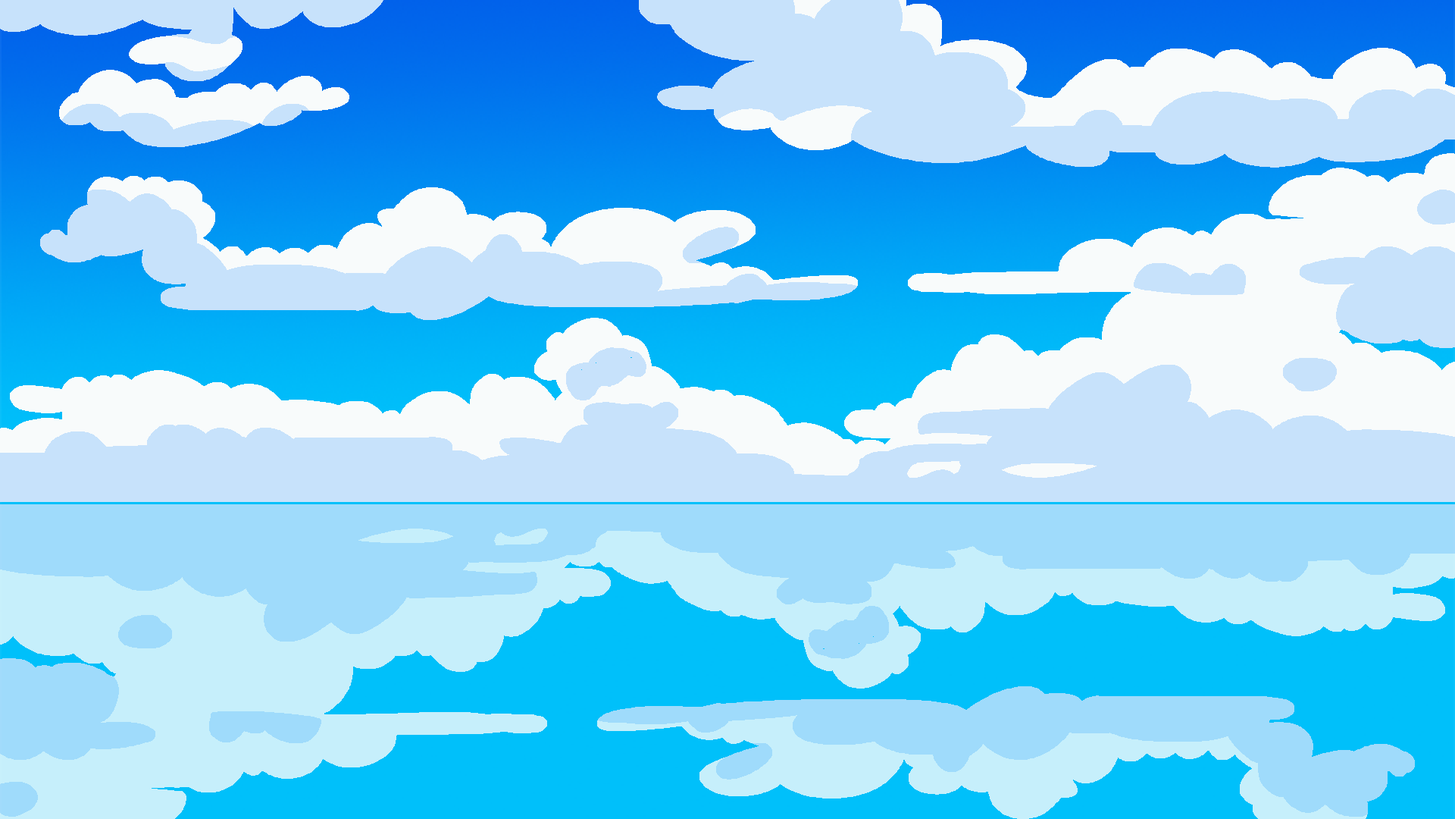
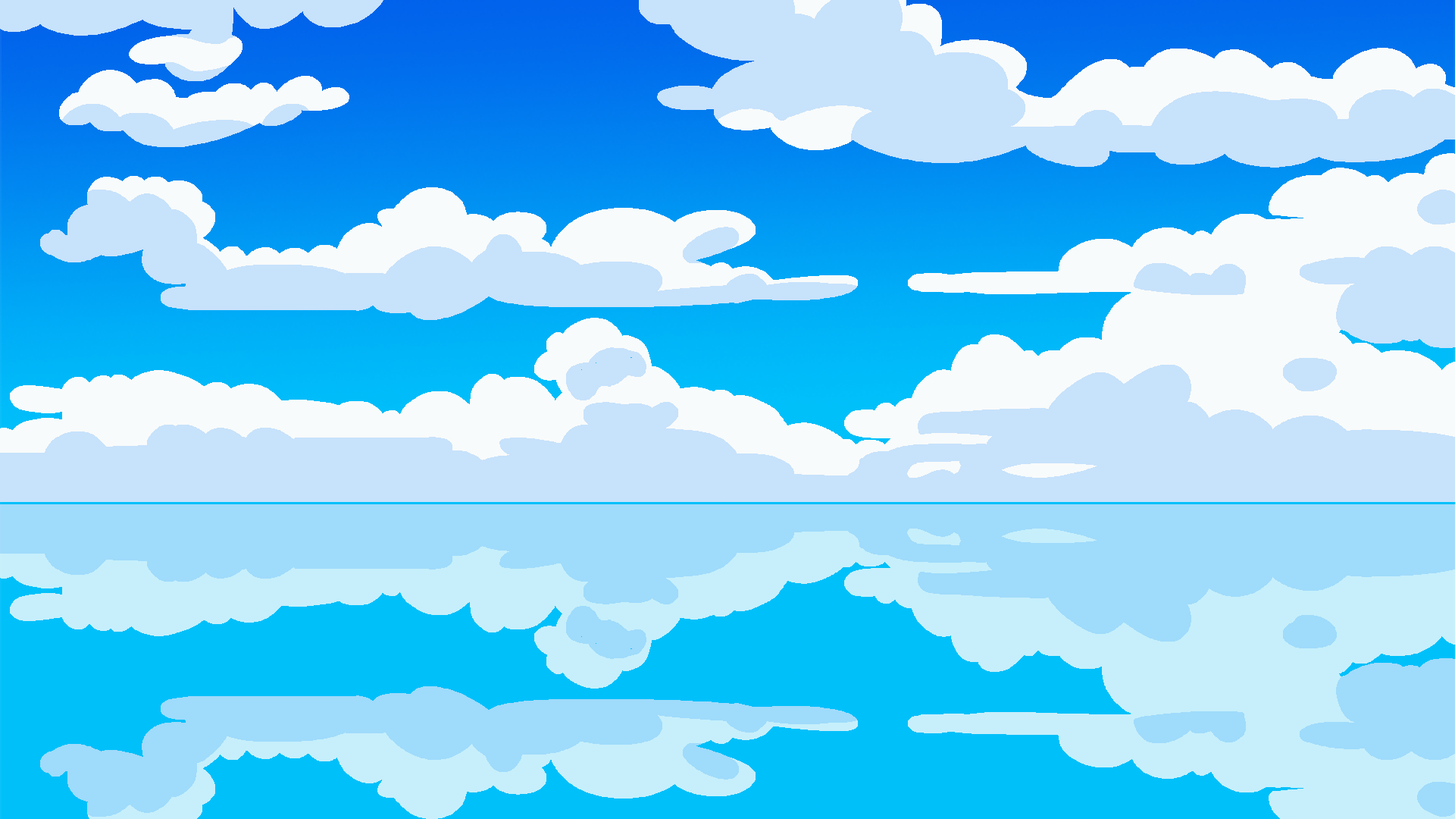
Comparing the layer stacks of the two 1455×819 images. Changes:
painted on "cloudsdown" over [0, 528, 1455, 819]
